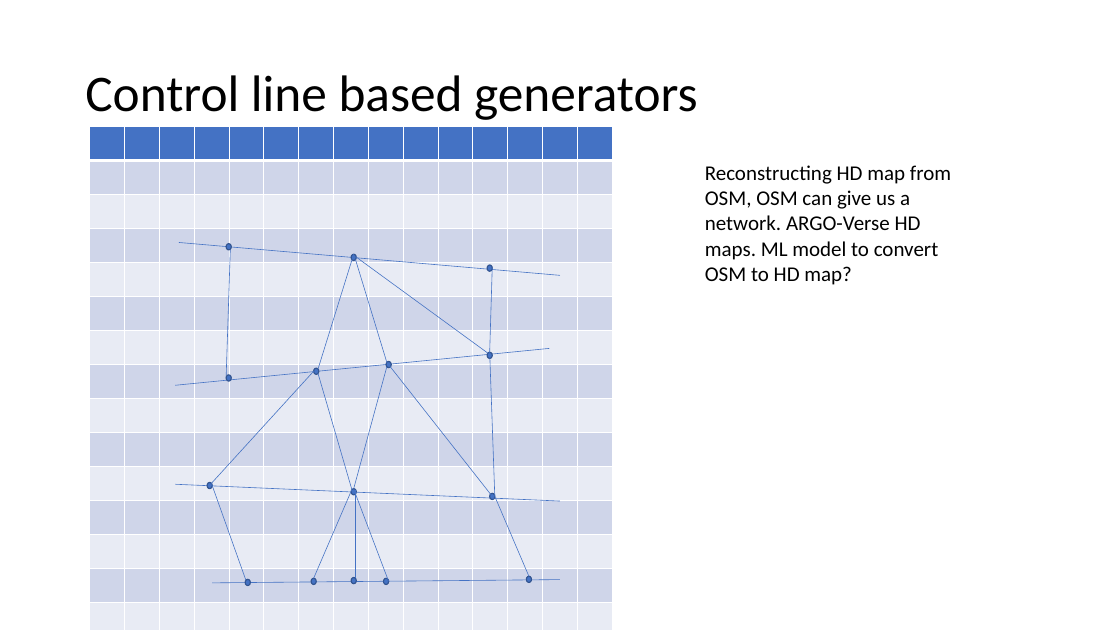
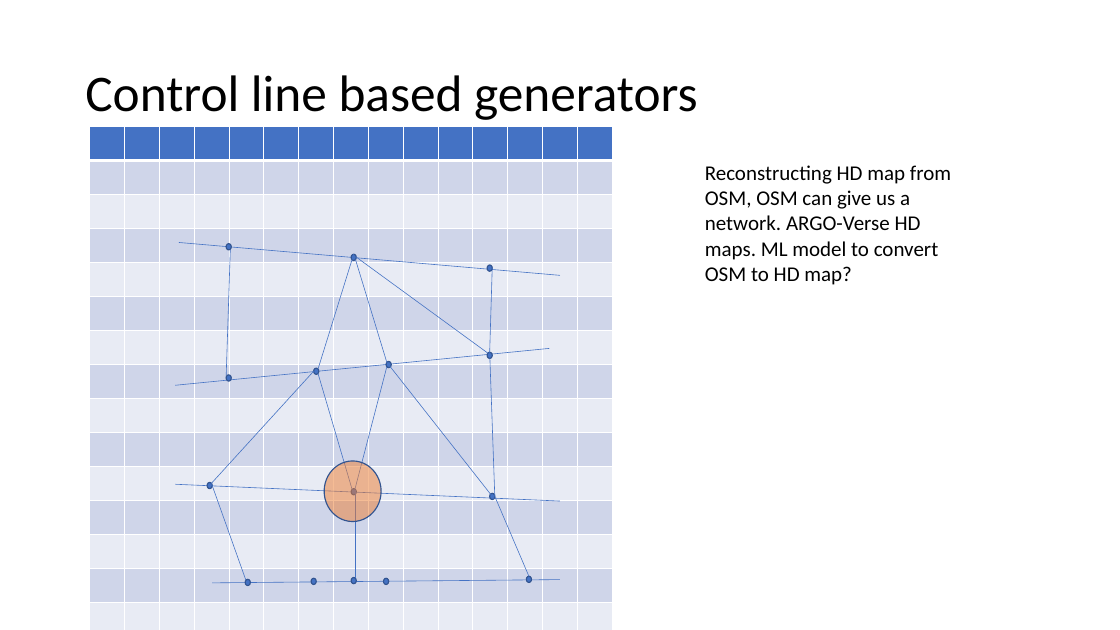
Before and after one commit to AugmentedDesignLab/junction-art, a slide deck: slide 20 of plan/road gen plan.pptx. Drawn at 1120x630 pixels with LibreOffice and Linux fonts; fonts in the diff are those of the drawing. Boxes give left, top, right and bottom in pixels: in the first picture for what was removed or moved away, otherwise in the second. Text is boxed around its words. In the diff, an @@ line names an element or a change of style, - is before the commit and + after.

Commit message:
working on control lines

```diff
--- a/plan/road gen plan.pptx
+++ b/plan/road gen plan.pptx
@@ line moved from (354, 489) - (387, 367) to (354, 494) - (387, 367) @@
@@ ellipse added at [324,461,381,522], fill #ED7D31 at 51% opacity, outline #325491 1 pt @@
@@ line removed from (352, 490) to (313, 578) @@
@@ line removed from (355, 494) to (389, 581) @@
```
Also in this commit, not shown: 1 other slide changed, 12 other files.
